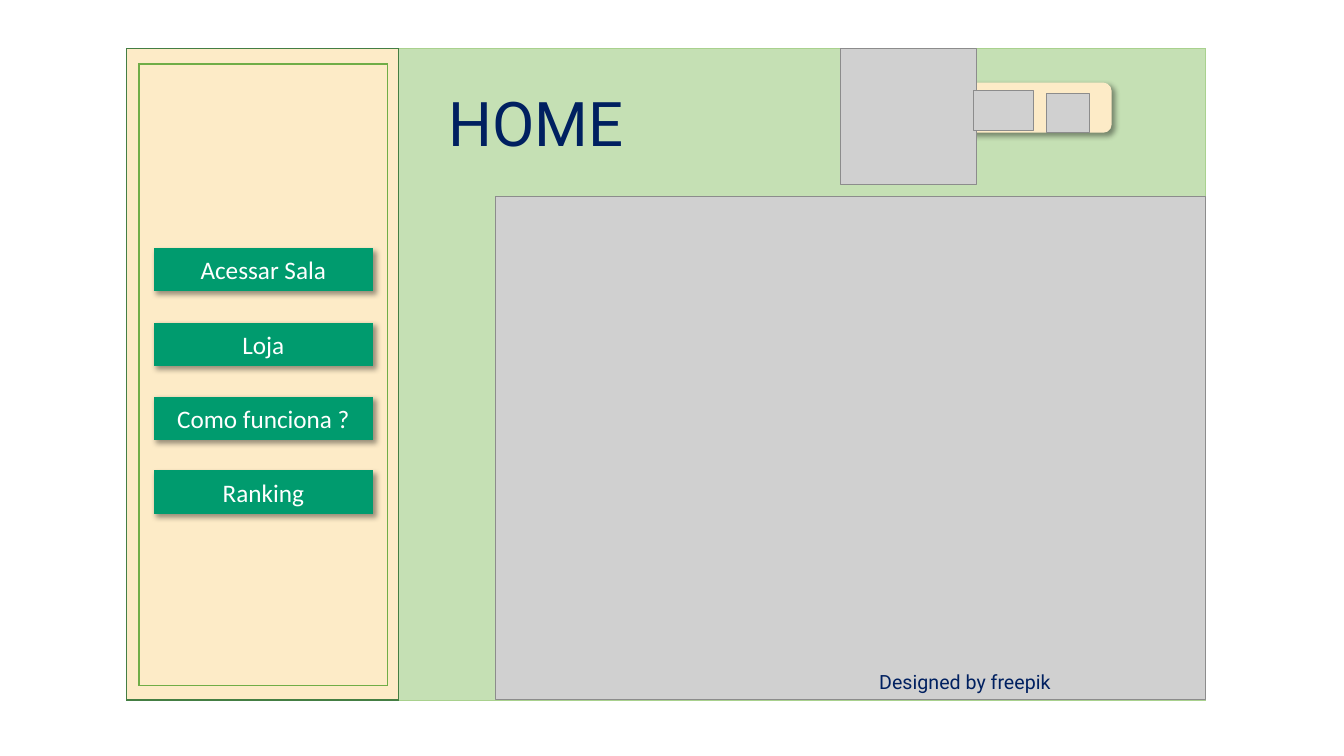
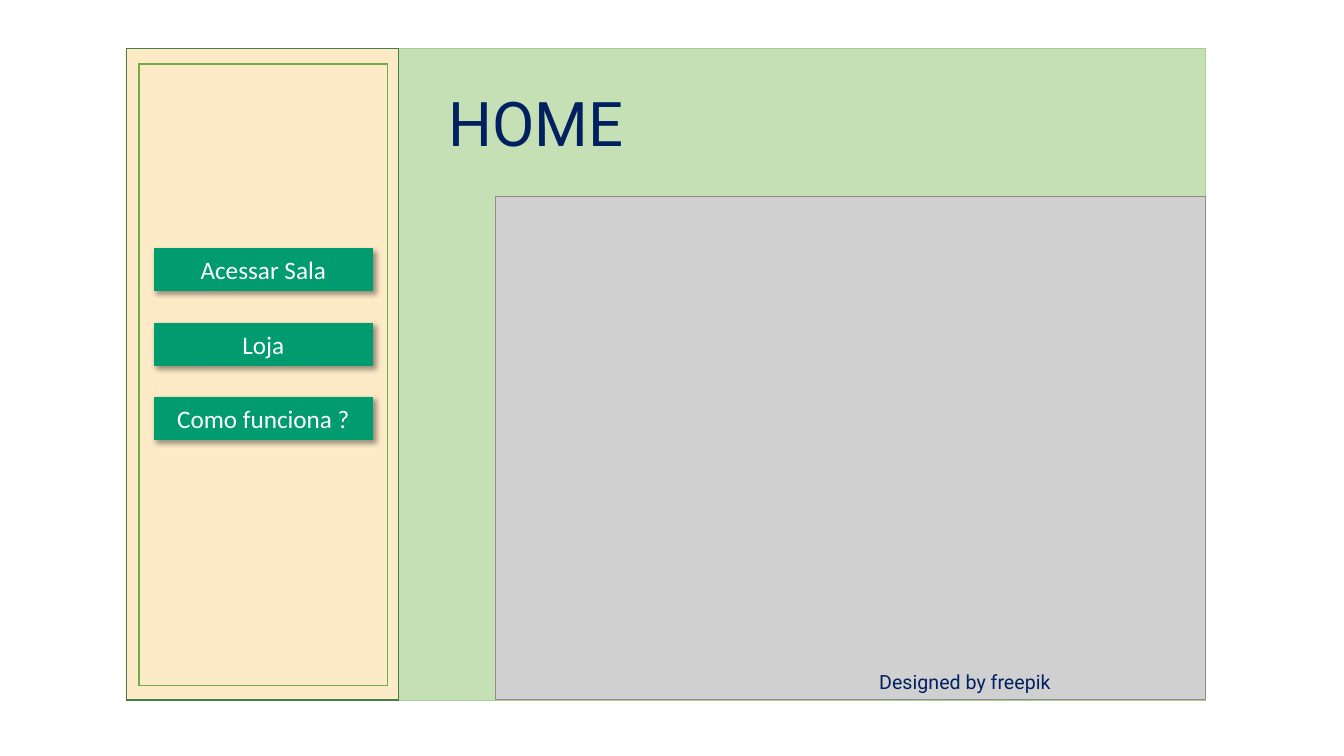
Before and after one commit to NathanReis/FTT-Recicla, a slide deck: slide 9 of DocumentacaoProjeto/Protótipo_Visual.pptx. Drawn at 1344x756 pixels with LibreOffice and Linux fonts; fonts in the diff are those of the drawing; grey boxes stand for pictures. Boxes give left, top, right and bottom in pixels: in the first picture for what was removed or moved away, otherwise in the second. Text is boxed around its words. In the diff, an @@ line names an element or a change of style, - is before the commit and + after.

```diff
--- a/DocumentacaoProjeto/Protótipo_Visual.pptx
+++ b/DocumentacaoProjeto/Protótipo_Visual.pptx
@@ picture removed at box(841, 48, 977, 185) @@
@@ rounded rectangle removed at box(885, 83, 1112, 133) @@
@@ picture removed at box(973, 91, 1033, 130) @@
@@ picture removed at box(1047, 94, 1090, 133) @@
@@ rectangle removed at box(154, 471, 372, 512) @@
-Ranking
```
Also in this commit, not shown: 10 other slides changed, 4 slides removed.
